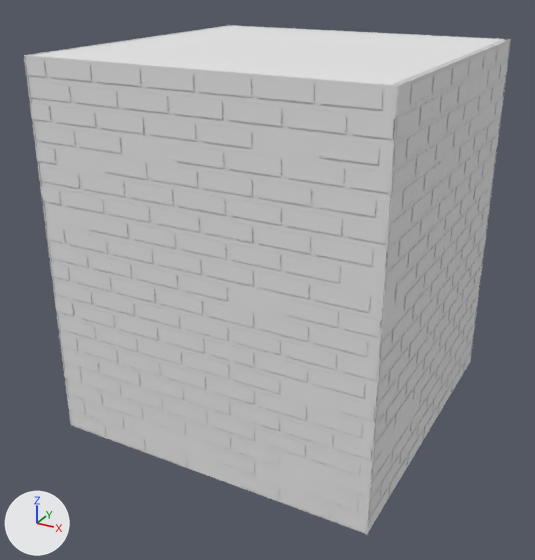
Two versions of the FBX model Assets/_Game/Resources/Art/Environment/factory/wall_b.fbx, one commit apart.
Both versions are drawn from a 50 mm camera at (3.95, -7.67, 5.44) aimed at (-0.1, -0.3, 1.75). Arrows for +X, +Y and +Z are at lower left; the lights stay in place. The picture after the commit comes second. Where no turn or scale is listed for an object, it has been applied to the vertices.

The first picture shows 'wall_b'.
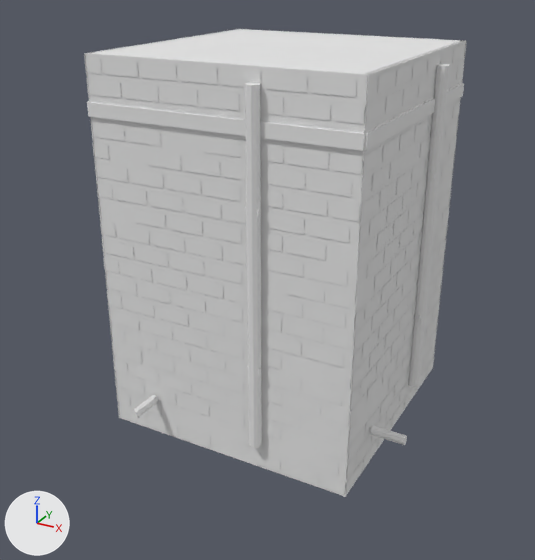
The change, as a list of edits to the scene's bpy script:
```text
Change me_wall_b:
    used by ob_wall_b; location = (0.0, 0.0, 0.0)
    remove me_wall_b.from_pydata(...)  # 2176 vertices, 566 faces; spans x -2.0..2.0, y -2.0..2.0, z 0.0..4.5
    add me_wall_b.from_pydata(...)  # 2416 vertices, 714 faces; spans x -2.0..2.0, y -2.0..2.0, z 0.0..4.5
    me_wall_b part 1: the loose piece of 16 vertices spanning x -1.98..1.98, y -1.98..1.98, z 0.0..4.5 is scaled about its middle by (0.787, 0.787, 1)
    me_wall_b part 2: the loose piece of 8 vertices spanning x -2.0..2.0, y -1.99..-1.98, z 0.0..4.5 is scaled about the mesh origin by (0.787, 0.787, 1)
    me_wall_b part 3: 531 loose pieces with 2124 vertices, spanning x -2.0..2.0, y -2.0..2.0, z 0.03..4.47, are deleted
    me_wall_b part 4: 28 vertices removed from x -2.0..2.0, y -2.0..2.0, z 0.0..4.5; 2392 vertices added at x -2.0..2.0, y -2.0..2.0, z 0.0..4.5
```

Changed parts and their boxes [x1, y1, x2, y2] in the pictures (535 x 560 px; the box of a moved part takes in the faces that stretch with it):
'wall_b', reshaped (21% narrower, 8% shorter)
    before: [24, 25, 511, 535]
    after: [84, 29, 467, 497]
part 1 of me_wall_b, moved or reshaped
    before: [33, 26, 505, 85]
    after: [91, 29, 462, 75]
part 2 of me_wall_b, moved or reshaped
    before: [25, 55, 400, 534]
    after: [84, 53, 369, 497]
part 3 of me_wall_b, deleted
    before: [24, 42, 511, 533]
part 4 of me_wall_b, cut back
    before: [24, 25, 511, 535]
    after: [84, 29, 467, 497]
